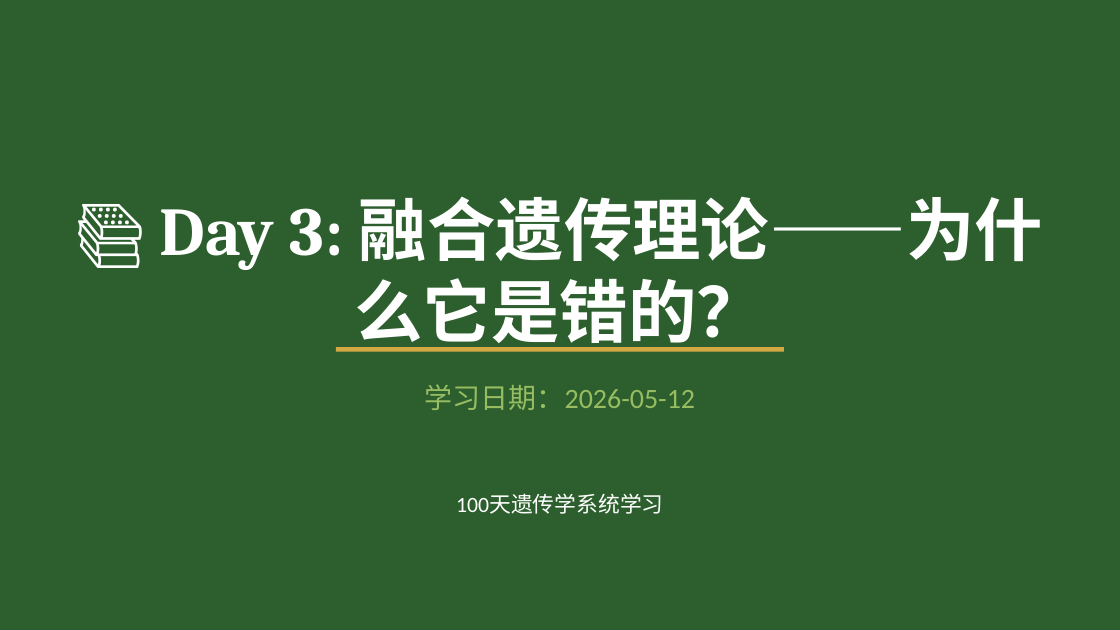
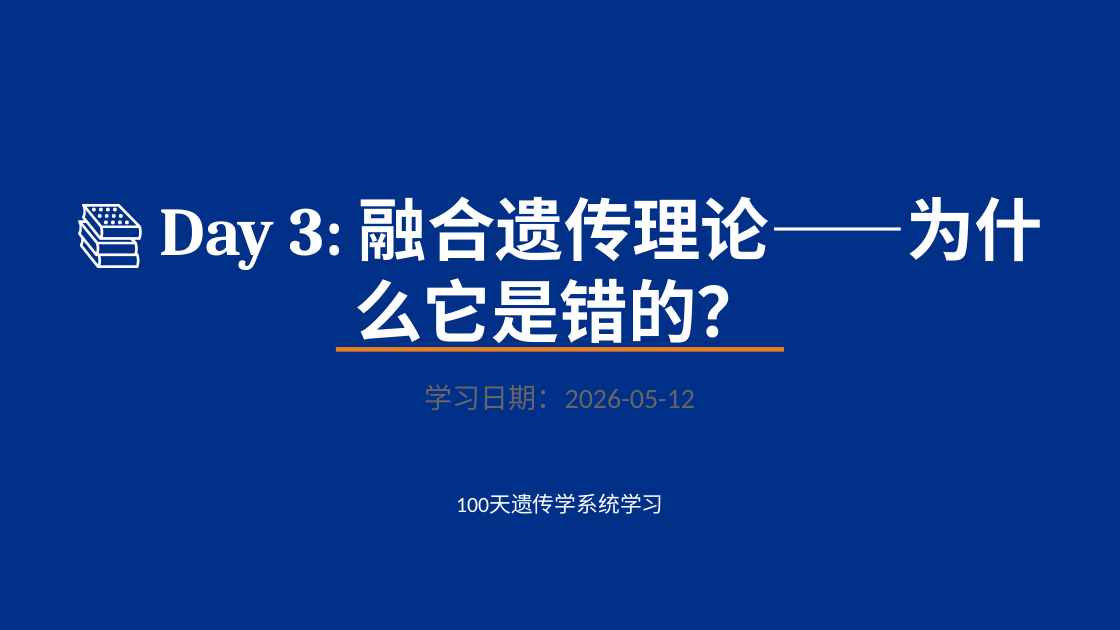
Before and after one commit to lijianguoa/genetics-learning-100-days, a slide deck: slide 1 of ppt/2026-05-12_genetics_day003.pptx. Drawn at 1120x630 pixels with LibreOffice and Linux fonts; fonts in the diff are those of the drawing. Boxes give left, top, right and bottom in pixels: in the first picture for what was removed or moved away, otherwise in the second. Text is boxed around its words. In the diff, an @@ line names an element or a change of style, - is before the commit and + after.

Commit message:
Regenerate Day3 PPT (Deep Blue Academic style)

```diff
--- a/ppt/2026-05-12_genetics_day003.pptx
+++ b/ppt/2026-05-12_genetics_day003.pptx
@@ background #2C5F2D to #003087 @@
@@ rectangle at (336, 347, 784, 352): fill #D4A843 to #E67E22 @@
@@ text "学习日期：2026-05-12" at (425, 384, 695, 410): text colour #97BC62 to #666666 @@
```
Also in this commit, not shown: 11 other slides changed.
